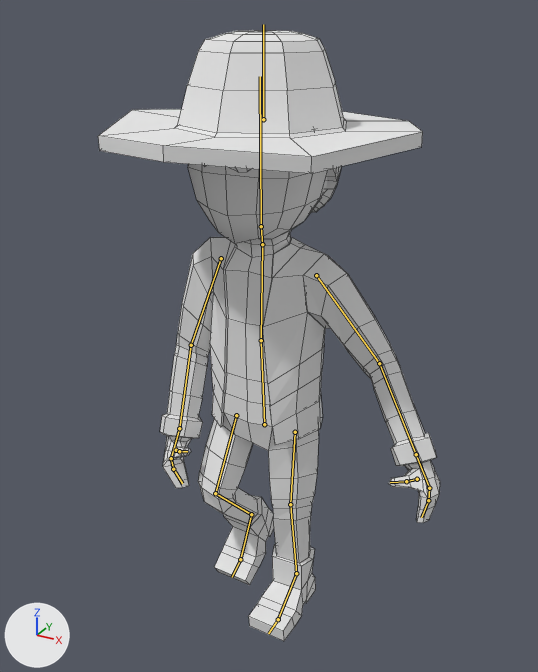
The Blender file OutofLight/Assets/Graphics/PlayerCharacter/Dave - Blend/Dave eGEN.blend as it was, and as the next commit left it.
One viewpoint serves both versions: a camera (50 mm lens) standing at (0.833, -1.493, 1.554) and looking at (0.051, -0.071, 0.843). The axes (+X, +Y, +Z) are drawn at lower left. The lights are the same throughout. Both versions are drawn at frame 1 of the action 'Walk'; the numbers are the values there. The bones that bend it are drawn over the model as lines. Mesh edges are drawn as thin lines.

Names of what the first picture shows: 'Character'.
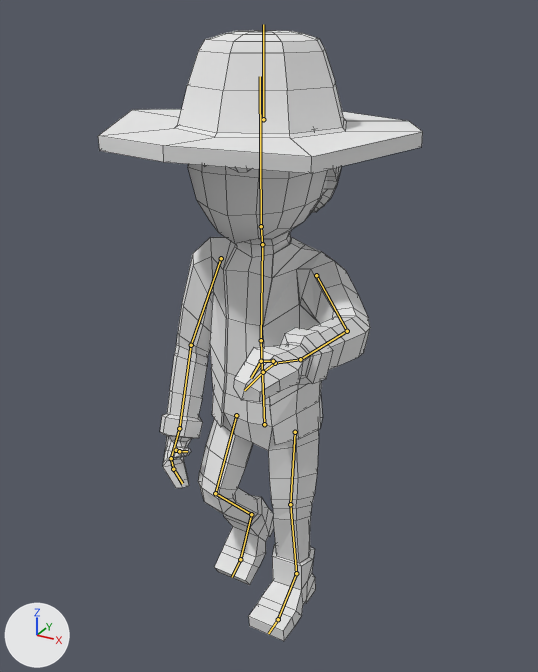
What differs and where, as boxes [x1, y1, x2, y2] in the pictures (538 x 672 px):
'Character', posed: before [98, 30, 440, 641]; after [98, 30, 423, 641]
bone 'Upper Arm.L', root to tip: before (316, 275) to (379, 363); after (316, 275) to (347, 331)
bone 'Lower Arm.L', root to tip: before (379, 363) to (416, 454); after (347, 331) to (300, 359)
bone 'Thumb02.L', root to tip: before (406, 481) to (390, 482); after (261, 361) to (251, 378)

What the commit changed:
Bone 'Upper Arm.L' (bone_upper_arm_l) turns from (0, 0, 0) to (20, 24, -55) degrees about its own x, y and z.
Bone 'Lower Arm.L' (bone_lower_arm_l) turns from (0, 0, 0) to (17, -1, -20) degrees about its own x, y and z.
Bone 'Thumb02.L' (bone_thumb02_l) turns from (0, 0, 0) to (-91, 0, 60) degrees about its own x, y and z.
